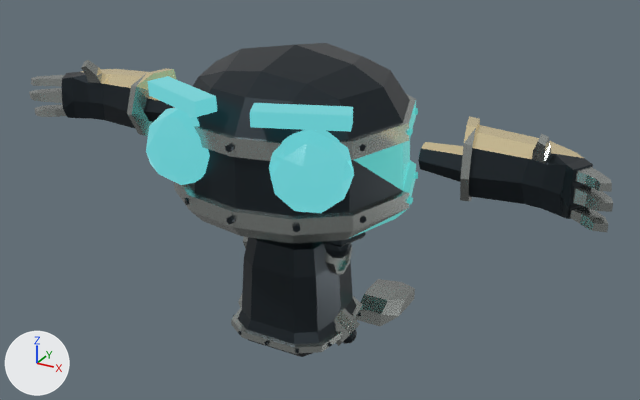
The glTF model public/robot-story/models/RobotExpressiveCyber.glb: old version first, new version second.
Both versions are drawn from a 50 mm camera at (4.43, -7.53, 3.12) aimed at (0.2, 0.16, -0.72). Lighting does not change. The marker at lower left points along +X, +Y and +Z. The first picture is the older version. Where no turn or scale is listed for an object, it has been applied to the vertices. Vertices at exactly the same position are counted once.

The first picture shows 'Foot.L', 'Hand.L', 'Hand.R', 'Head', 'LowerLeg.L', 'Torso'.
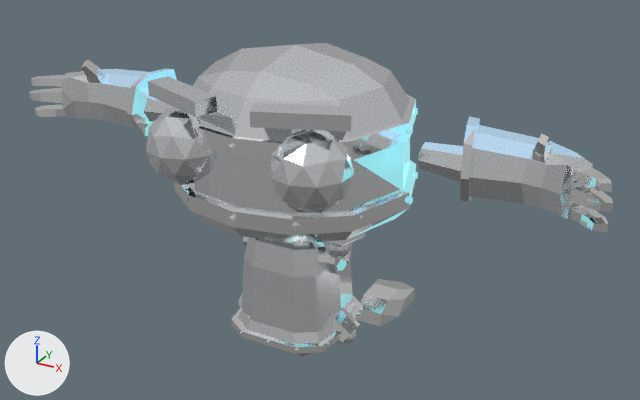
Where the change shows, as pixel boxes [x1, y1, x2, y2] in the pictures (640 x 400 px):
'Foot.L', recoloured (grey to white)
    both: [357, 279, 415, 326]
'LowerLeg.L', recoloured (dark grey to white)
    both: [322, 232, 366, 258]
part 1 of me_hand_l, recoloured (dark grey to white)
    both: [418, 148, 593, 219]
part 2 of me_hand_l, recoloured (grey to white)
    both: [460, 128, 613, 232]
part 3 of me_hand_l, recoloured (beige to blue)
    both: [421, 116, 583, 159]
part 4 of me_hand_r, recoloured (dark grey to white)
    both: [61, 72, 173, 128]
part 5 of me_hand_r, recoloured (lighter)
    both: [29, 60, 153, 136]
part 6 of me_hand_r, recoloured (lighter)
    both: [80, 67, 177, 101]
part 7 of me_head, recoloured (grey to white)
    both: [173, 94, 416, 244]
part 8 of me_head, recoloured (dark grey to white)
    both: [185, 43, 410, 232]
part 9 of me_head, recoloured (cyan to white)
    both: [146, 76, 354, 213]
part 10 of me_head, recoloured (lighter)
    both: [353, 101, 418, 237]
part 11 of me_torso, recoloured
    both: [231, 237, 363, 354]
part 12 of me_torso, recoloured (dark grey to white)
    both: [233, 237, 361, 357]

The change, as a diff of the scene's bpy script:
```diff
--- a/public/robot-story/models/RobotExpressiveCyber.glb.py
+++ b/public/robot-story/models/RobotExpressiveCyber.glb.py
@@ mat_cyber_frosted_silver_ion_edge @@
+mat_cyber_frosted_silver_ion_edge = principled_material('Cyber frosted silver ion edge')
+mat_cyber_frosted_silver_ion_edge.base_color = (0.68, 0.84, 1.0)  # pale blue #d7ecff
+mat_cyber_frosted_silver_ion_edge.metallic = 0.9
+mat_cyber_frosted_silver_ion_edge.roughness = 0.12
+mat_cyber_frosted_silver_ion_edge.emission_color = (0.108, 0.21, 0.3)  # blue #5c7e95
+mat_cyber_frosted_silver_ion_edge.emission_strength = 1.0
@@ me_hand_l @@
 me_hand_l.from_pydata(...)  # 138 vertices, 272 faces; spans x 1.41..3.31, y -0.51..0.36, z -0.31..0.55
+# me_hand_l part 1: all 74 faces that had it switch from mat_cyber_satin_graphite_armor (dark grey #2f373d) to mat_cyber_liquid_silver_armor (white #f8fcfe)
+# me_hand_l part 2: all 125 faces that had it switch from mat_cyber_warm_titanium_chamfer (grey #adb3af) to mat_cyber_polished_white_titanium_trim (white #ffffff)
+# me_hand_l part 3: all 73 faces that had it switch from mat_cyber_muted_champagne_edge (beige #cec29e) to mat_cyber_frosted_silver_ion_edge (pale blue #d7ecff, glowing blue #5c7e95)
@@ me_hand_r @@
 me_hand_r.from_pydata(...)  # 138 vertices, 272 faces; spans x -3.31..-1.41, y -0.51..0.36, z -0.31..0.55
+# me_hand_r part 4: all 74 faces that had it switch from mat_cyber_satin_graphite_armor (dark grey #2f373d) to mat_cyber_liquid_silver_armor (white #f8fcfe)
+# me_hand_r part 5: all 125 faces that had it switch from mat_cyber_warm_titanium_chamfer (grey #adb3af) to mat_cyber_polished_white_titanium_trim (white #ffffff)
+# me_hand_r part 6: all 73 faces that had it switch from mat_cyber_muted_champagne_edge (beige #cec29e) to mat_cyber_frosted_silver_ion_edge (pale blue #d7ecff, glowing blue #5c7e95)
@@ me_foot_l @@
 me_foot_l.from_pydata(...)  # 18 vertices, 32 faces; spans x -0.248..0.248, y -0.507..0.441, z -0.418..-0.168
-me_foot_l.materials.append(mat_cyber_warm_titanium_chamfer)  # grey #adb3af
+me_foot_l.materials.append(mat_cyber_polished_white_titanium_trim)  # white #ffffff
@@ me_head @@
 me_head.from_pydata(...)  # 511 vertices, 810 faces; spans x -1.32..1.32, y -1.31..1.31, z -0.83..0.83
+# me_head part 7: all 110 faces that had it switch from mat_cyber_warm_titanium_chamfer (grey #adb3af) to mat_cyber_polished_white_titanium_trim (white #ffffff)
+# me_head part 8: all 324 faces that had it switch from mat_cyber_satin_graphite_armor (dark grey #2f373d) to mat_cyber_liquid_silver_armor (white #f8fcfe)
+# me_head part 9: all 196 faces that had it switch from mat_cyber_smoked_optic_glass (black #122126, glowing cyan #65c6ca) to mat_cyber_liquid_silver_armor (white #f8fcfe)
+# me_head part 10: all 180 faces that had it switch from mat_cyber_hairline_ice_circuit (dark cyan #357676, glowing cyan #48a9a5) to mat_cyber_etched_ice_blue_circuit (cyan #619ead, glowing cyan #85cbce)
@@ me_lowerleg_l @@
 me_lowerleg_l.from_pydata(...)  # 77 vertices, 146 faces; spans x -0.285..0.282, y -0.057..0.482, z -0.342..0.418
-me_lowerleg_l.materials.append(mat_cyber_satin_graphite_armor)  # dark grey #2f373d
+me_lowerleg_l.materials.append(mat_cyber_liquid_silver_armor)  # white #f8fcfe
@@ me_torso @@
 me_torso.from_pydata(...)  # 497 vertices, 870 faces; spans x -0.76..0.76, y -0.69..0.68, z -0.9..0.7
-me_torso.materials.append(mat_cyber_hairline_ice_circuit)  # dark cyan #357676, glowing cyan #48a9a5
+# me_torso part 11: all 280 faces that had it switch from mat_cyber_warm_titanium_chamfer (grey #adb3af) to mat_cyber_polished_white_titanium_trim (white #ffffff)
+# me_torso part 12: all 534 faces that had it switch from mat_cyber_satin_graphite_armor (dark grey #2f373d) to mat_cyber_liquid_silver_armor (white #f8fcfe)
+me_torso.materials.append(mat_cyber_etched_ice_blue_circuit)  # cyan #619ead, glowing cyan #85cbce
```
